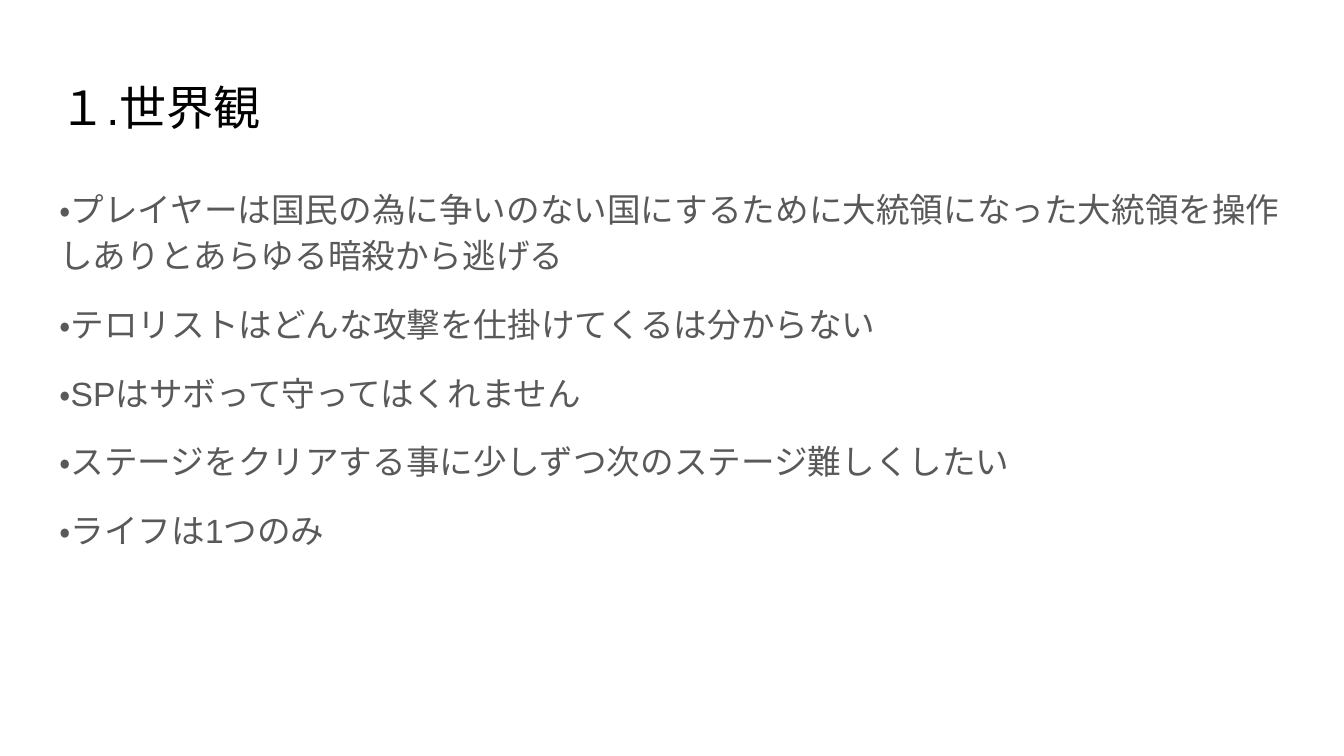
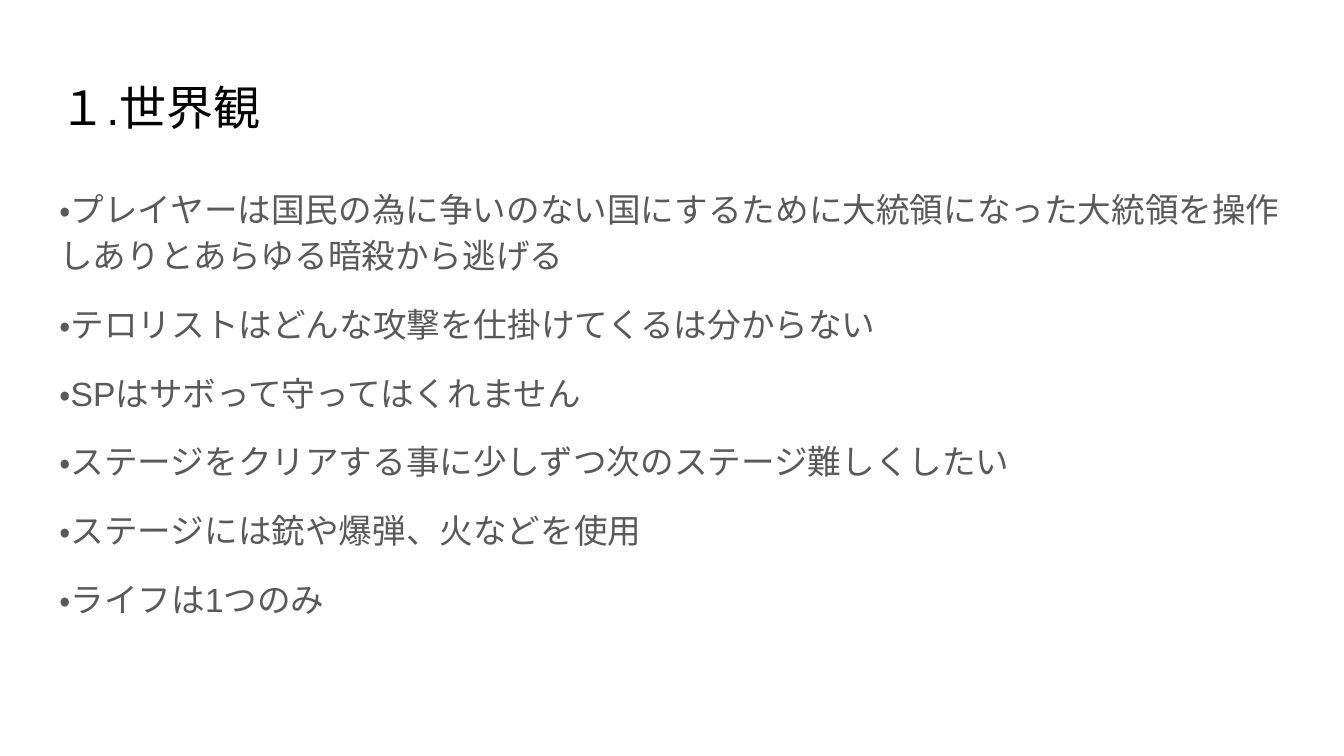
Before and after one commit to 2022Game/02Ikenaga, a slide deck: slide 2 of 3DLv2_2023_vs2019_Game/Plan/企画書.pptx. Drawn at 1344x756 pixels with LibreOffice and Linux fonts; fonts in the diff are those of the drawing. Boxes give left, top, right and bottom in pixels: in the first picture for what was removed or moved away, otherwise in the second. Text is boxed around its words. In the diff, an @@ line names an element or a change of style, - is before the commit and + after.

```diff
--- a/3DLv2_2023_vs2019_Game/Plan/企画書.pptx
+++ b/3DLv2_2023_vs2019_Game/Plan/企画書.pptx
@@ text at [59, 515, 641, 546]: paragraph added @@
+・ステージには銃や爆弾、火などを使用
```
Also in this commit, not shown: 1 slide added, 1 other file.
